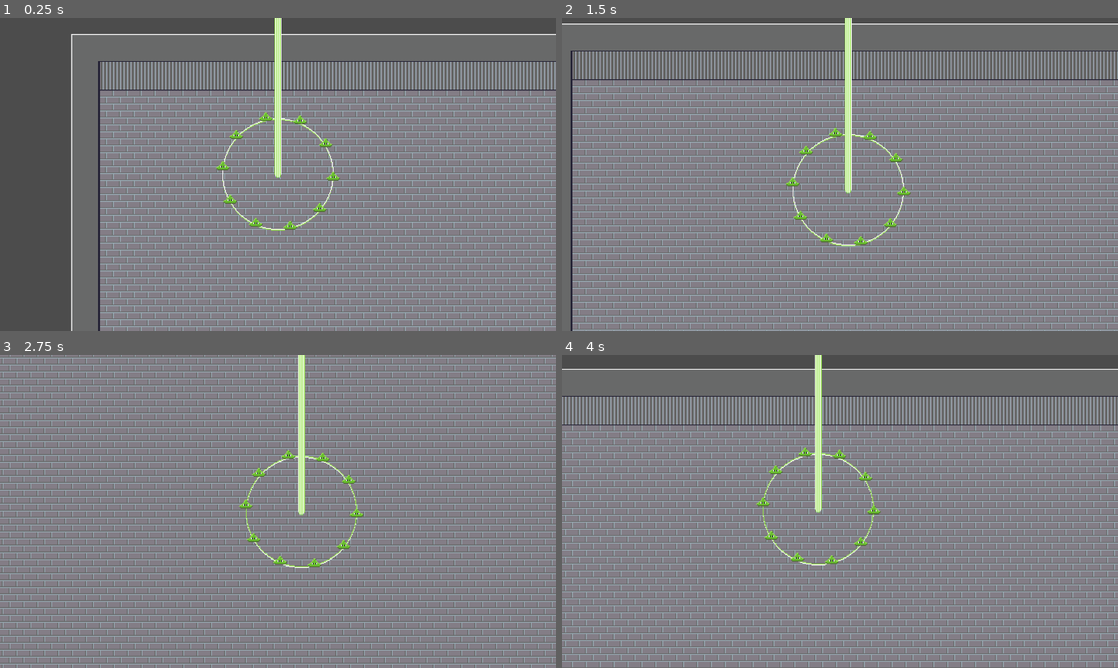
Above: before the commit, frames 1-4 (two rows, left to right).
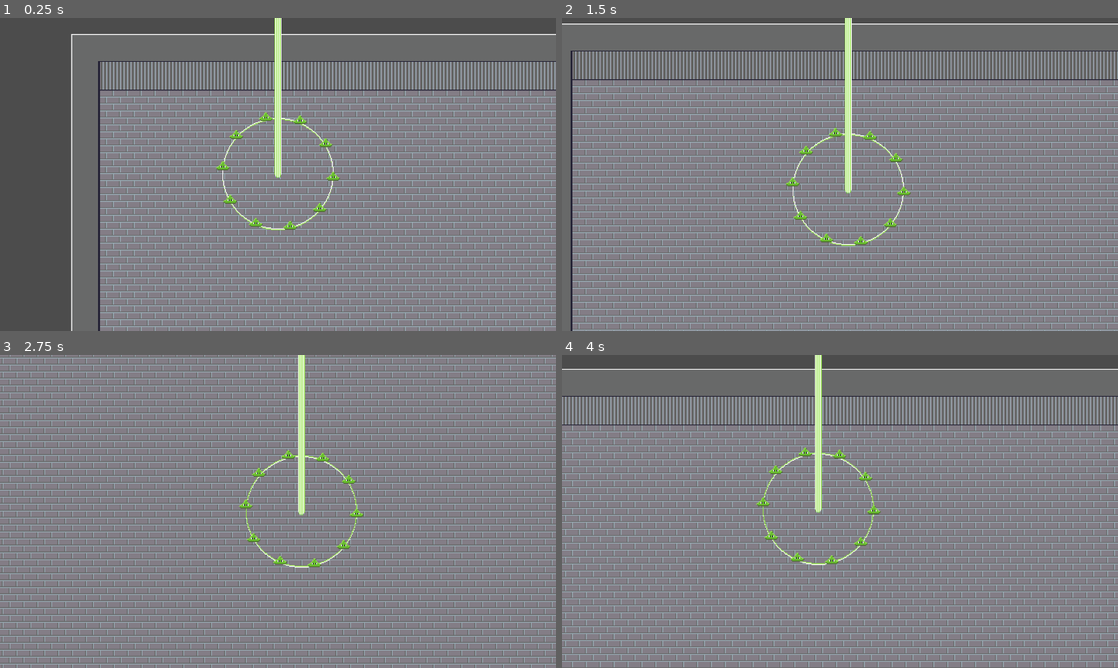
Above: after the commit, the same moments.

Repository: nalquas/blobs-of-colour
Game: Godot game, scene res://scenes/game/Main.tscn
Same seed, same stepped clock (60 frames per second), same inputs: the game is played once before the commit and once after it.
Inputs:
- Up to frame 1 (0.25 s): no input
- Up to frame 2 (1.5 s): hold Right (right) 0.53-1.28 s; hold Down (down) from 1.28 s (still down)
- Up to frame 3 (2.75 s): release Down (down) at 2.03 s; hold Right (right) from 2.03 s (still down)
- Up to frame 4 (4 s): release Right (right) at 2.78 s; hold Up (up) 2.78-3.53 s; hold Left (left) from 3.53 s (still down)

The runs differ from the first frame. In frame 1, 0.2% of the frame differs, in the area x 40-60%, y 32-68%; in frame 2, 0.2%, in the area x 41-62%, y 36-73%; in frame 3, 0.2%; in frame 4, 0.2%.

Commit message:
Minor fix to laser circle centering

Diff:
--- a/game/assets/Player.tscn
+++ b/game/assets/Player.tscn
@@ -52,6 +52,7 @@
 smoothing_enabled = true
 
 [node name="AnimatedSprite_Circle" type="AnimatedSprite" parent="."]
+position = Vector2( 0, -0.5 )
 frames = SubResource( 3 )
 
 [node name="AnimatedSprite_Laser" type="AnimatedSprite" parent="."]
